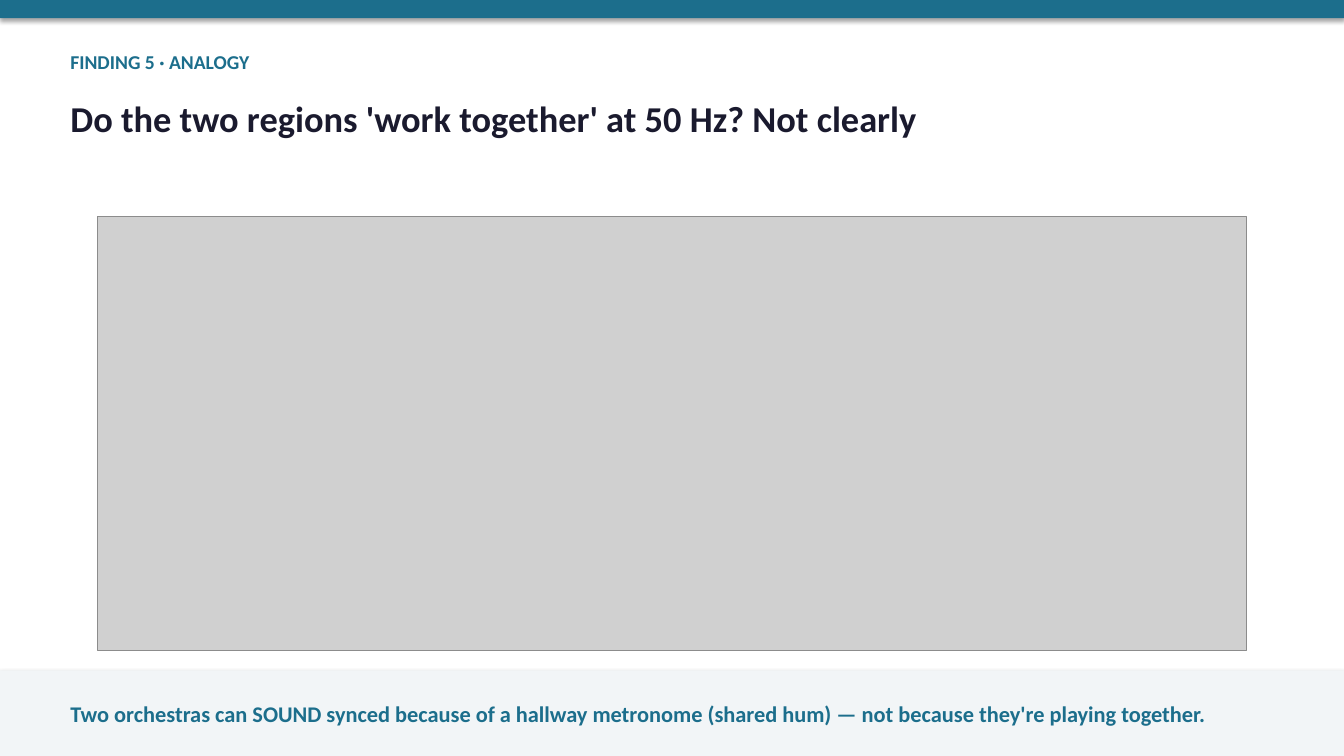
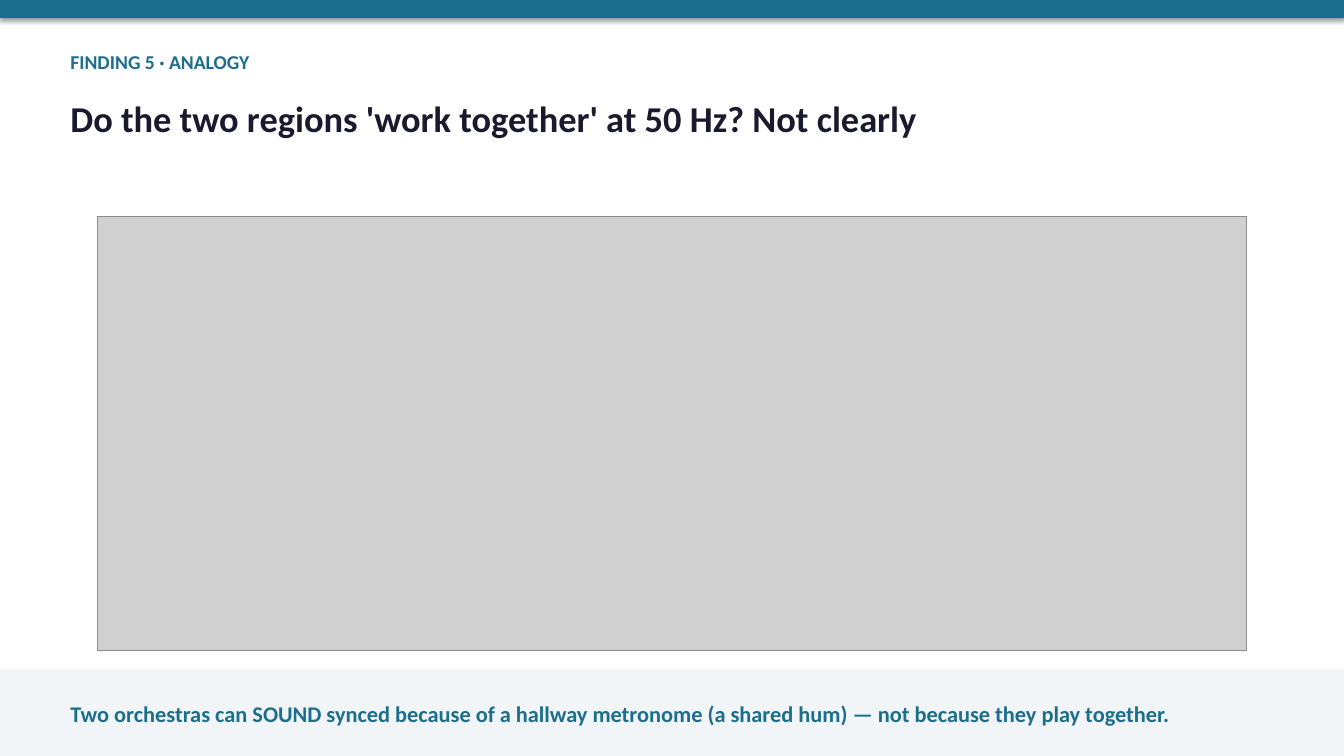
Before and after one commit to wehabit/hpaticmousebuzsakilab, a slide deck: slide 19 of presentation/haptic_brain_talk.pptx. Drawn at 1344x756 pixels with LibreOffice and Linux fonts; fonts in the diff are those of the drawing; grey boxes stand for pictures. Boxes give left, top, right and bottom in pixels: in the first picture for what was removed or moved away, otherwise in the second. Text is boxed around its words. In the diff, an @@ line names an element or a change of style, - is before the commit and + after.

```diff
--- a/presentation/haptic_brain_talk.pptx
+++ b/presentation/haptic_brain_talk.pptx
@@ text at (70, 705, 1169, 726): text changed @@
-Two orchestras can SOUND synced because of a hallway metronome (shared hum) — not because they're playing together.
+Two orchestras can SOUND synced because of a hallway metronome (a shared hum) — not because they play together.
```
Also in this commit, not shown: 7 other slides changed, 3 other files.
